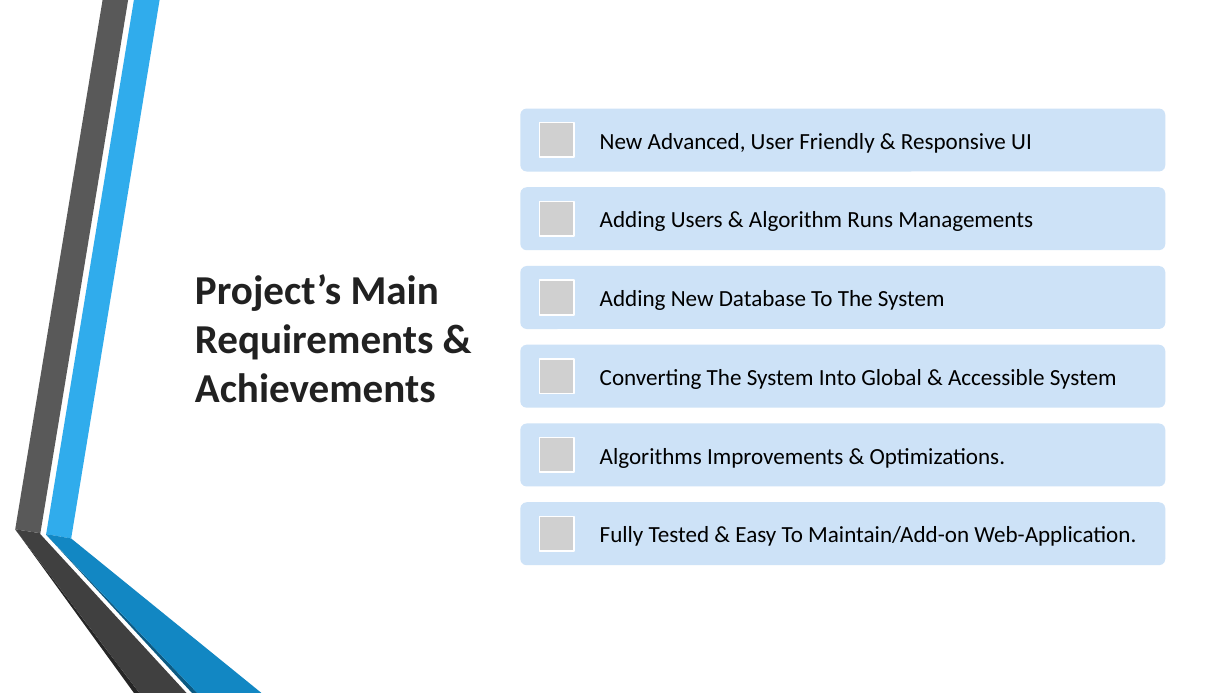
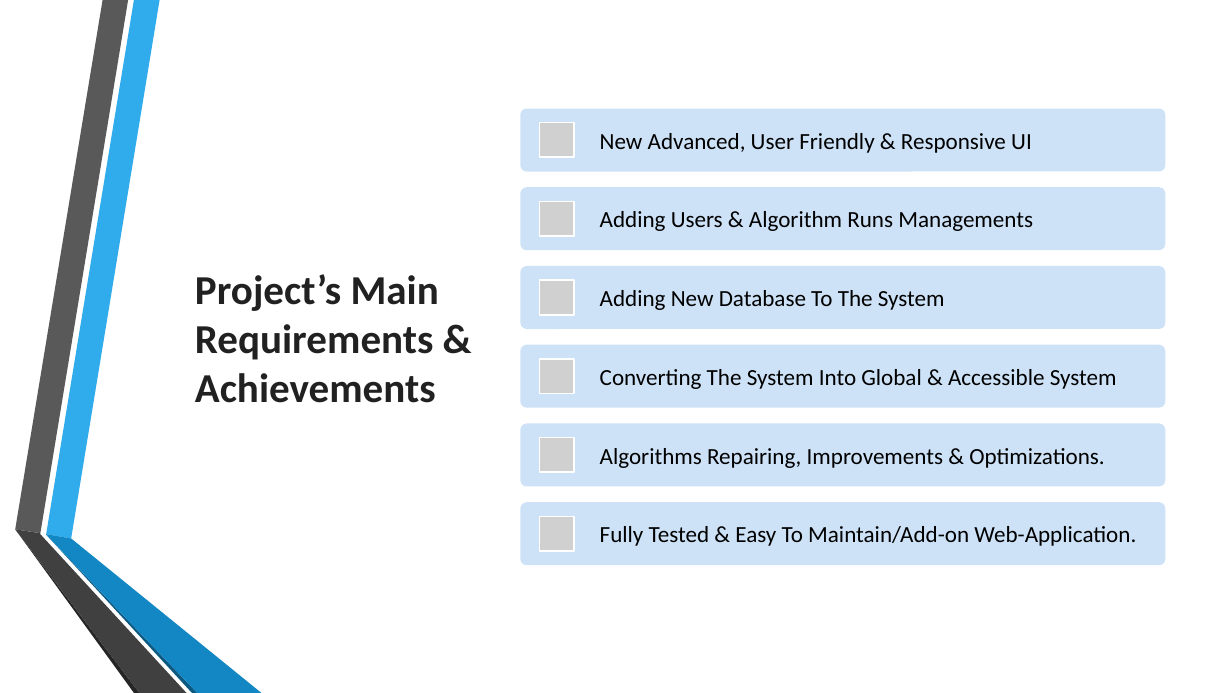
Before and after one commit to csbarak/MolOpt_Students_2023, a slide deck: slide 4 of Documents/Molopt - Full Project Presentation.pptx. Drawn at 1232x693 pixels with LibreOffice and Linux fonts; fonts in the diff are those of the drawing; grey boxes stand for pictures; background and template pictures are left out. Boxes give left, top, right and bottom in pixels: in the first picture for what was removed or moved away, otherwise in the second. Text is boxed around its words. In the diff, an @@ line names an element or a change of style, - is before the commit and + after.

Commit message:
Update Molopt - Full Project Presentation.pptx
Due to Ehud request

```diff
--- a/Documents/Molopt - Full Project Presentation.pptx
+++ b/Documents/Molopt - Full Project Presentation.pptx
@@ text at (600,448,1105,468): text changed @@
-Algorithms Improvements & Optimizations.
+Algorithms Repairing, Improvements & Optimizations.
```
Also in this commit, not shown: 7 other slides changed, 3 slides added.
